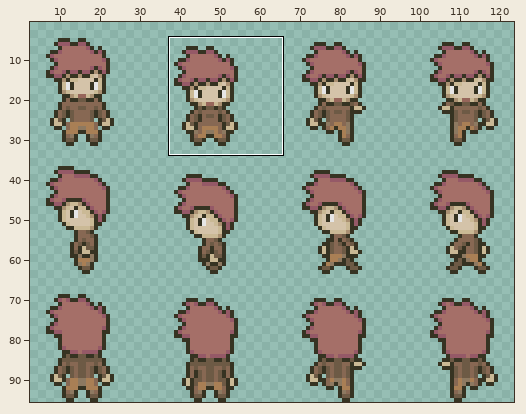
Pixel-art file -- assets/01_characters/01_player/perso-Sheet.aseprite. The picture above shows the old version from afar; the outline marks the close-up.
Close-up. The starting point:
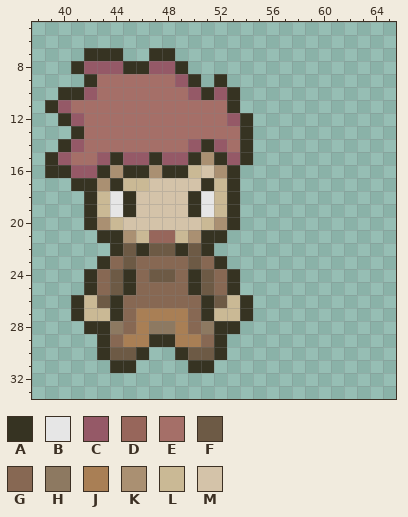
128x96 pixels, 1 frame. Shown: x 38..65, y 5..33. The wide view leaves out empty margins.
Palette (. is transparent): A #363322  B #e6e6e6  C #955967  D #97665b  E #a56f68  F #6d5a45  G #876853  H #8d7961  J #a97f55  K #aa9072  L #cab995  M #d4c3a9
Pixels before, first column x 39:
 7 ...AAA..AA......
 8 ..ACCCAACCA.....
 9 ...AEEEEEECA.A..
10 .AACEEEEEEECACA.
11 ACEEEEEEEEEEEEA.
12 .ACEEEEEEEEEEECA
13 ..AEEEEEEEEEEEEA
14 .ACEEEEEEEECACEA
15 ACEECACCACCAKACA
16 AACCAKAAKAALMKA.
17 ..AAKALLMMMMALA.
18 ...ALBAMMMMABLA.
19 ...ALBAMMMMABLA.
20 ...AKLMMMMMMLKA.
21 ....AAKLDDLKAA..
22 .....AFAFFAFA...
23 ....AGFGGGGFGA..
24 ...AGFAGFFGAFGA.
25 ...AGFAGGGGAFGA.
26 ..ALFAGGGGGGAFLA
27 ..ALLAGJJJJGALLA
28 ...AAHGJHHJGHAA.
29 ....AGJJAAJJGA..
30 ....AFFA..AFFA..
31 .....AA....AA...
New version:
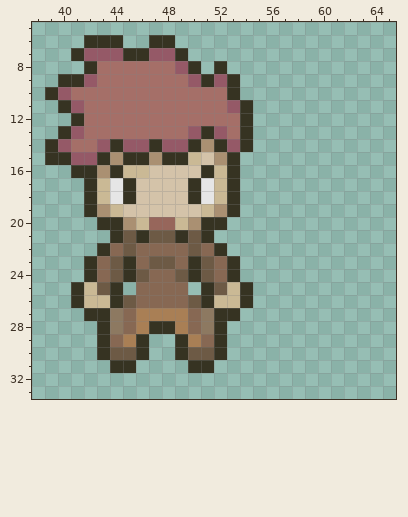
Difference:
Layer "Layer 1":
y 6: x 42..44 ... -> AAA; x 47..48 .. -> AA
y 7: x 41..49 .AAA..AA. -> ACCCAACCA
y 8: x 41..50 ACCCAACCA. -> .AEEEEEECA; x 52 . -> A
y 9: x 40..42 ..A -> AAC; x 49..53 CA.A. -> ECACA
y 10: x 39..42 .AAC -> ACEE; x 50..52 CAC -> EEE
y 11: x 39..41 ACE -> .AC; x 53..54 A. -> CA
y 12: x 40..41 AC -> .A; x 53 C -> E
y 13: x 40..41 .A -> AC; x 50..52 EEE -> CAC
y 14: x 39..41 .AC -> ACE; x 43..53 EEEEEEECACE -> CACCACCAKAC
y 15: x 40..54 CEECACCACCAKACA -> ACCAKAAKAALMKA.
y 16: x 39..52 AACCAKAAKAALMK -> ..AAKALLMMMMAL
y 17: x 41 A -> .; x 43..46 KALL -> LBAM; x 50..51 MA -> AB
y 19: x 43..45 LBA -> KLM; x 50..52 ABL -> MLK
y 20: x 42..53 AKLMMMMMMLKA -> .AAKLDDLKAA.
y 21: x 43 A -> .; x 45..50 KLDDLK -> FAFFAF; x 52 A -> .
y 22: x 43..44 .A -> AG; x 46..49 AFFA -> GGGG; x 51..52 A. -> GA
y 23: x 42..45 .AGF -> AGFA; x 47..48 GG -> FF; x 50..53 FGA. -> AFGA
y 24: x 46..49 GFFG -> FGGF
y 25: x 41..45 .AGFA -> ALFA.; x 50..54 AFGA. -> .AFLA
y 26: x 43 F -> L; x 45 G -> F; x 50 G -> F; x 52 F -> L
y 27: x 41..44 ALLA -> .AAH; x 51..54 ALLA -> HAA.
y 28: x 42 A -> .; x 47..48 HH -> AA; x 53 A -> .
y 29: x 46..49 JAAJ -> A..A
Pixel boxes of the changes (left, top, right, bottom) in both close-ups:
changed: (45, 35, 253, 347)
